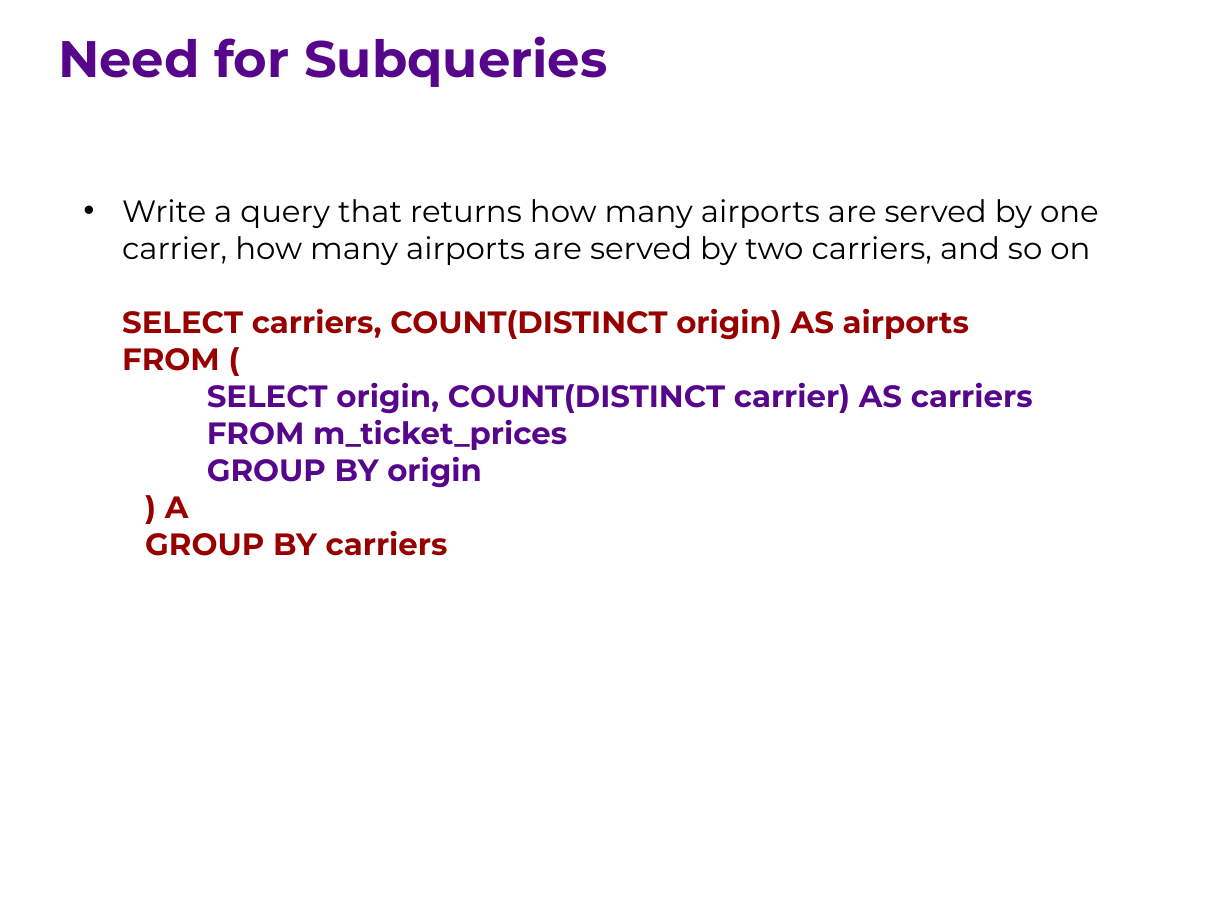
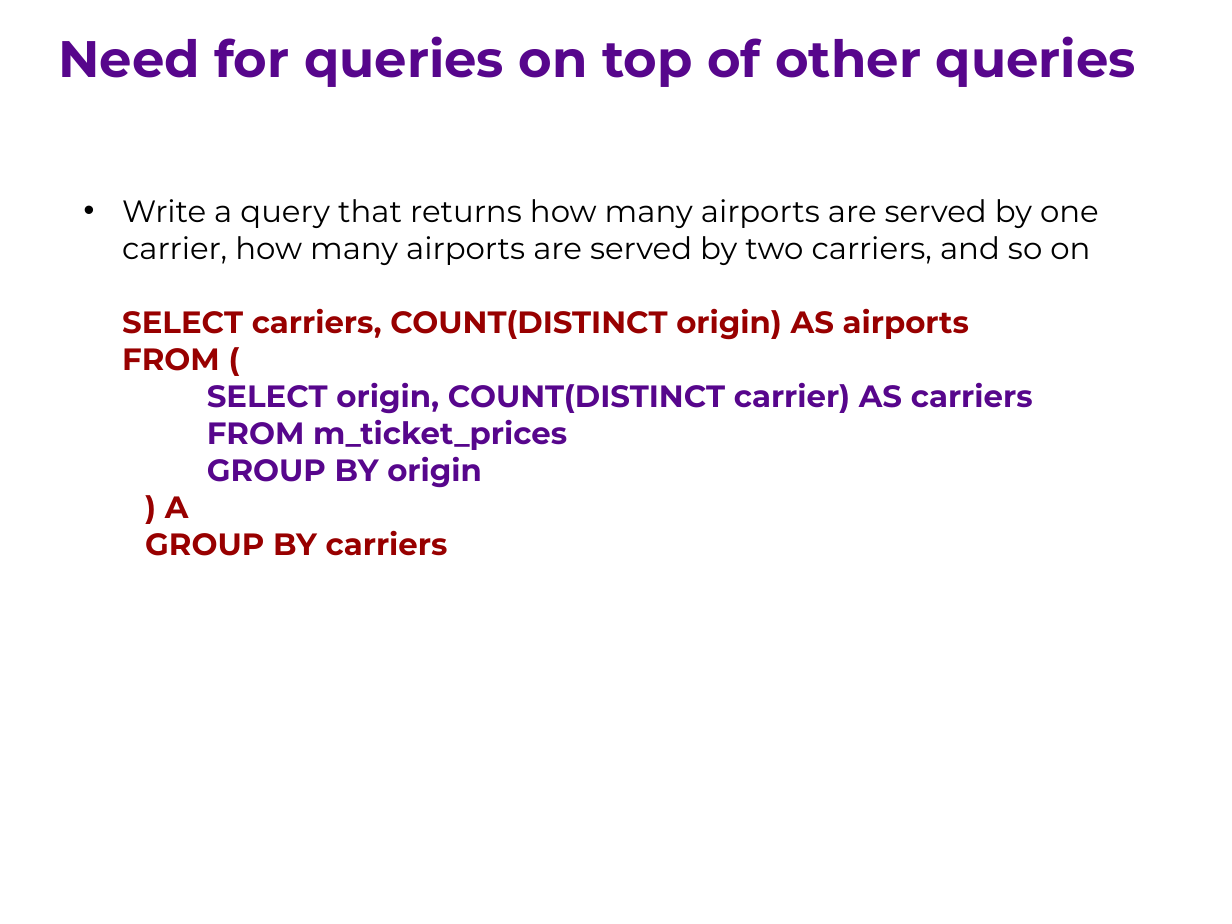
Before and after one commit to ipeirotis/introduction-to-databases, a slide deck: slide 17 of session6/F-SQL_Subqueries.pptx (slide 9 before the commit). Drawn at 1232x924 pixels with LibreOffice and Linux fonts; fonts in the diff are those of the drawing. Boxes give left, top, right and bottom in pixels: in the first picture for what was removed or moved away, otherwise in the second. Text is boxed around its words. In the diff, an @@ line names an element or a change of style, - is before the commit and + after.

```diff
--- a/session6/F-SQL_Subqueries.pptx
+++ b/session6/F-SQL_Subqueries.pptx
@@ text at <box>58,36,1136,87</box>: text changed @@
-Need for Subqueries
+Need for queries on top of other queries
```
Also in this commit, not shown: 4 other slides changed, 7 slides added, 4 slides removed.
